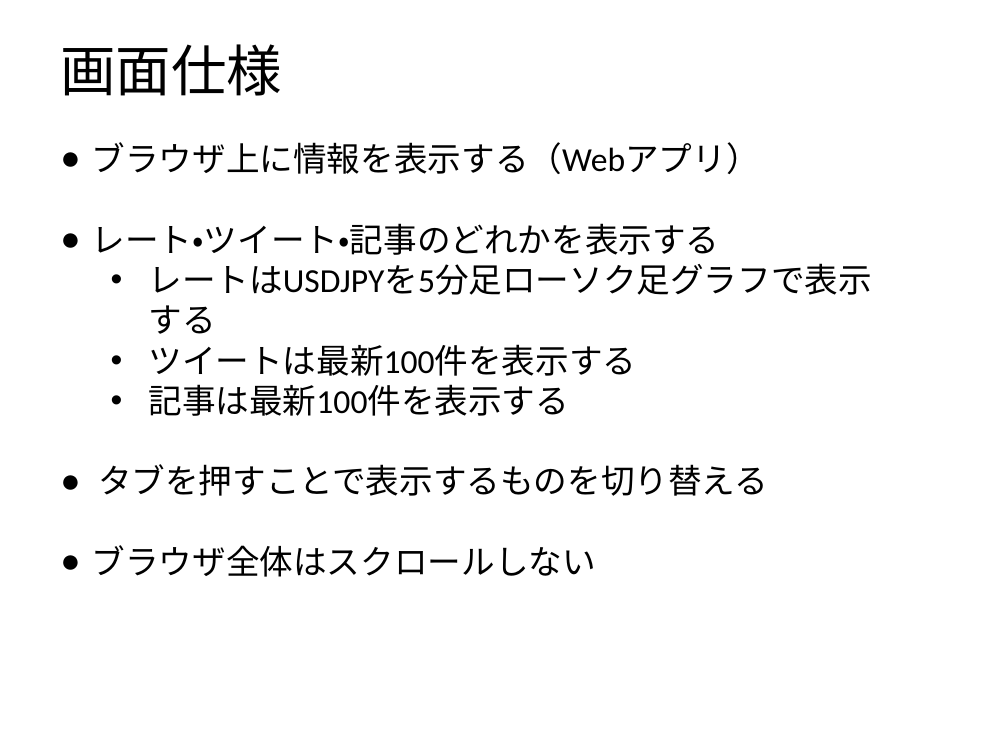
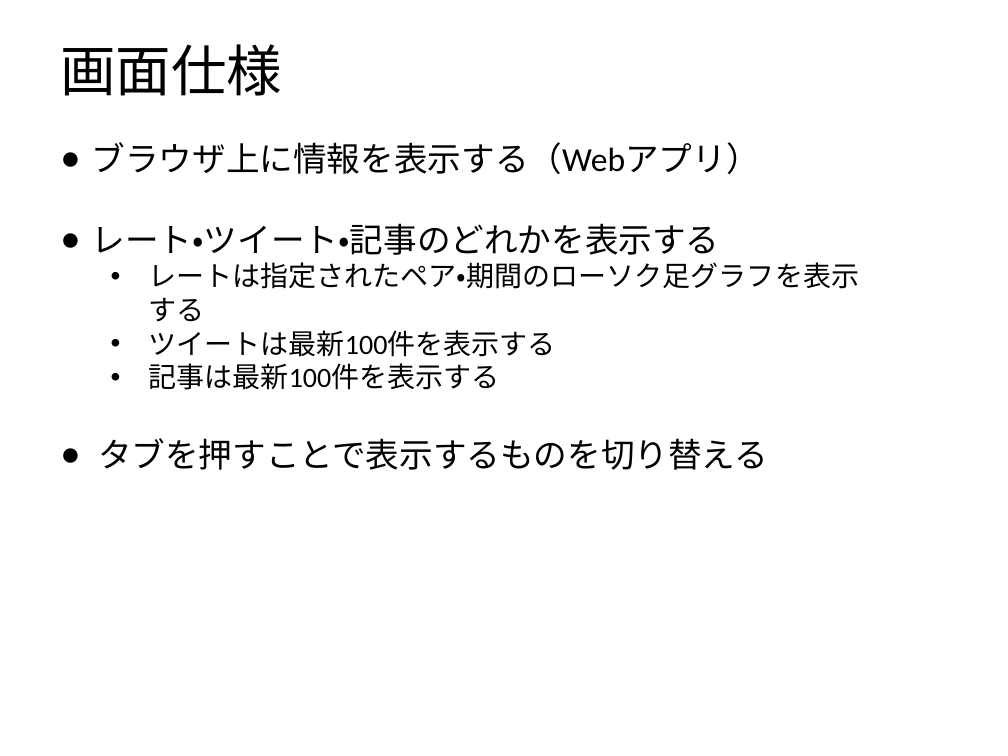
Before and after one commit to Leonis0813/chort, a slide deck: slide 2 of regulus/interface/ui.pptx. Drawn at 1008x756 pixels with LibreOffice and Linux fonts; fonts in the diff are those of the drawing. Boxes give left, top, right and bottom in pixels: in the first picture for what was removed or moved away, otherwise in the second. Text is boxed around its words. In the diff, an @@ line names an element or a change of style, - is before the commit and + after.

```diff
--- a/regulus/interface/ui.pptx
+++ b/regulus/interface/ui.pptx
@@ text at (x1=149, y1=262, x2=860, y2=322): text changed; size 24 to 20 pt @@
-  • レートはUSDJPYを5分足ローソク足グラフで表示する
+  • レートは指定されたペア・期間のローソク足グラフを表示する
@@ text at (x1=149, y1=330, x2=556, y2=390): size 24 to 20 pt in "ツイートは最新100件を表示する", "記事は最新100件を表示する" @@
@@ text at (x1=92, y1=545, x2=596, y2=577): paragraph removed @@
-● ブラウザ全体はスクロールしない
```
Also in this commit, not shown: 2 other slides changed, 3 other files.
